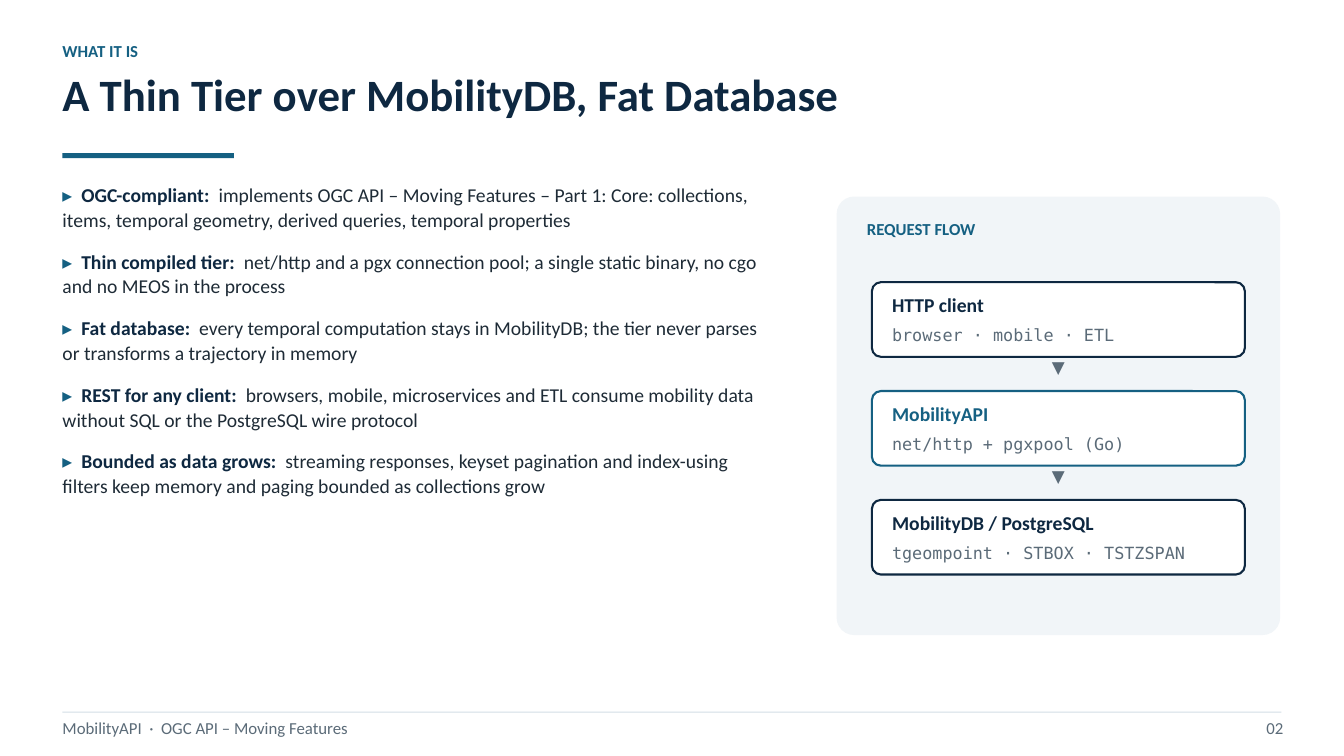
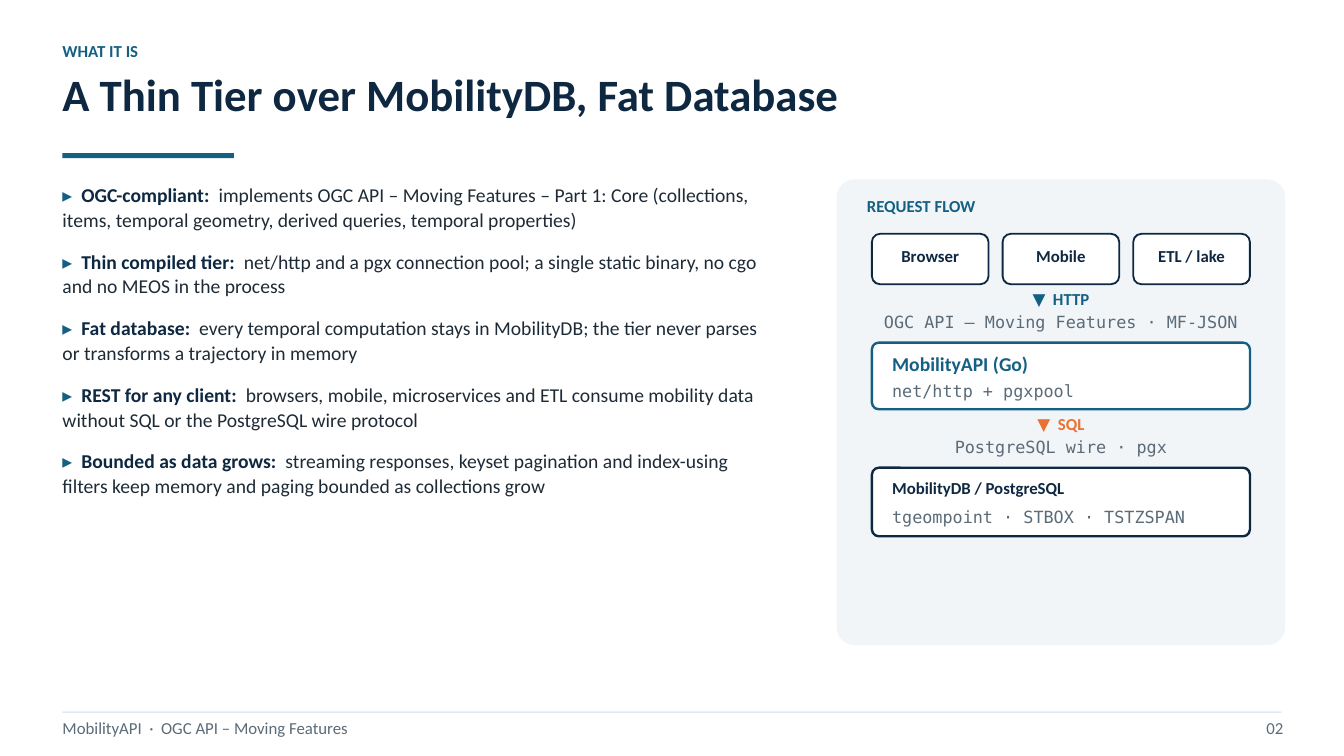
Before and after one commit to MobilityDB/MobilityAPI, a slide deck: slide 2 of MobilityAPIV5.pptx. Drawn at 1344x756 pixels with LibreOffice and Linux fonts; fonts in the diff are those of the drawing. Boxes give left, top, right and bottom in pixels: in the first picture for what was removed or moved away, otherwise in the second. Text is boxed around its words. In the diff, an @@ line names an element or a change of style, - is before the commit and + after.

```diff
--- a/MobilityAPIV5.pptx
+++ b/MobilityAPIV5.pptx
@@ rounded rectangle: place and size @@
-rounded rectangle at box(837, 197, 1280, 635)
+rounded rectangle at box(837, 179, 1286, 645)
@@ text at box(62, 188, 749, 231): text changed @@
-▸ OGC-compliant: implements OGC API – Moving Features – Part 1: Core: collections, items, temporal geometry, derived queries, temporal properties
+▸ OGC-compliant: implements OGC API – Moving Features – Part 1: Core (collections, items, temporal geometry, derived queries, temporal properties)
@@ text "REQUEST FLOW": place and size @@
-text "REQUEST FLOW" at box(867, 224, 976, 237)
+text "REQUEST FLOW" at box(867, 201, 976, 214)
@@ rounded rectangle added at box(872, 234, 989, 284), fill #FFFFFF, outline #0E2841 1.3 pt @@
@@ rounded rectangle added at box(1003, 234, 1120, 284), fill #FFFFFF, outline #0E2841 1.3 pt @@
@@ rounded rectangle added at box(1133, 234, 1250, 284), fill #FFFFFF, outline #0E2841 1.3 pt @@
@@ text added at box(901, 251, 959, 262), 12 pt, text #0E2841, bold @@
+Browser
@@ text at box(1036, 250, 1085, 262): text changed; font DejaVu Sans Mono to Calibri; text colour #5B6B78 to #0E2841; bold on @@
-browser · mobile · ETL
+Mobile
@@ text added at box(1158, 250, 1224, 262), 12 pt, text #0E2841, bold @@
+ETL / lake
@@ rounded rectangle removed at box(872, 282, 1245, 357) @@
@@ text at box(1053, 294, 1089, 305): text changed; size 14 to 12 pt; text colour #0E2841 to #156082 @@
-HTTP client
+▼ HTTP
@@ text added at box(884, 315, 1238, 332), 12 pt, text #5B6B78 @@
+OGC API – Moving Features · MF-JSON
@@ rounded rectangle: place and size @@
-rounded rectangle at box(872, 391, 1245, 466)
+rounded rectangle at box(872, 343, 1250, 409)
@@ rounded rectangle at box(872, 343, 1250, 409): outline #156082 1.5 pt to #156082 1.7 pt; proportions changed @@
@@ text removed at box(872, 357, 1245, 383) @@
-▼
@@ text at box(892, 356, 1028, 374): text changed @@
-MobilityAPI
+MobilityAPI (Go)
@@ text at box(892, 384, 1074, 401): text changed @@
-net/http + pgxpool (Go)
+net/http + pgxpool
@@ text added at box(1058, 419, 1085, 432), 12 pt, text #E97132, bold @@
+▼ SQL
@@ text added at box(955, 440, 1167, 457), 12 pt, text #5B6B78 @@
+PostgreSQL wire · pgx
@@ rounded rectangle: place and size @@
-rounded rectangle at box(872, 500, 1245, 575)
+rounded rectangle at box(872, 468, 1250, 536)
@@ rounded rectangle at box(872, 468, 1250, 536): outline #0E2841 1.5 pt to #0E2841 1.7 pt; proportions changed @@
@@ text removed at box(872, 466, 1245, 492) @@
-▼
@@ text "MobilityDB / PostgreSQL": place and size @@
-text "MobilityDB / PostgreSQL" at box(892, 516, 1094, 534)
+text "MobilityDB / PostgreSQL" at box(892, 482, 1065, 497)
@@ text "MobilityDB / PostgreSQL" at box(892, 482, 1065, 497): size 14 to 12 pt @@
@@ text "tgeompoint · STBOX · TSTZSPAN": place and size @@
-text "tgeompoint · STBOX · TSTZSPAN" at box(892, 546, 1185, 563)
+text "tgeompoint · STBOX · TSTZSPAN" at box(892, 510, 1185, 527)
```
Also in this commit, not shown: 16 other slides changed, 2 slides added, 1 slide removed, 1 other file.
